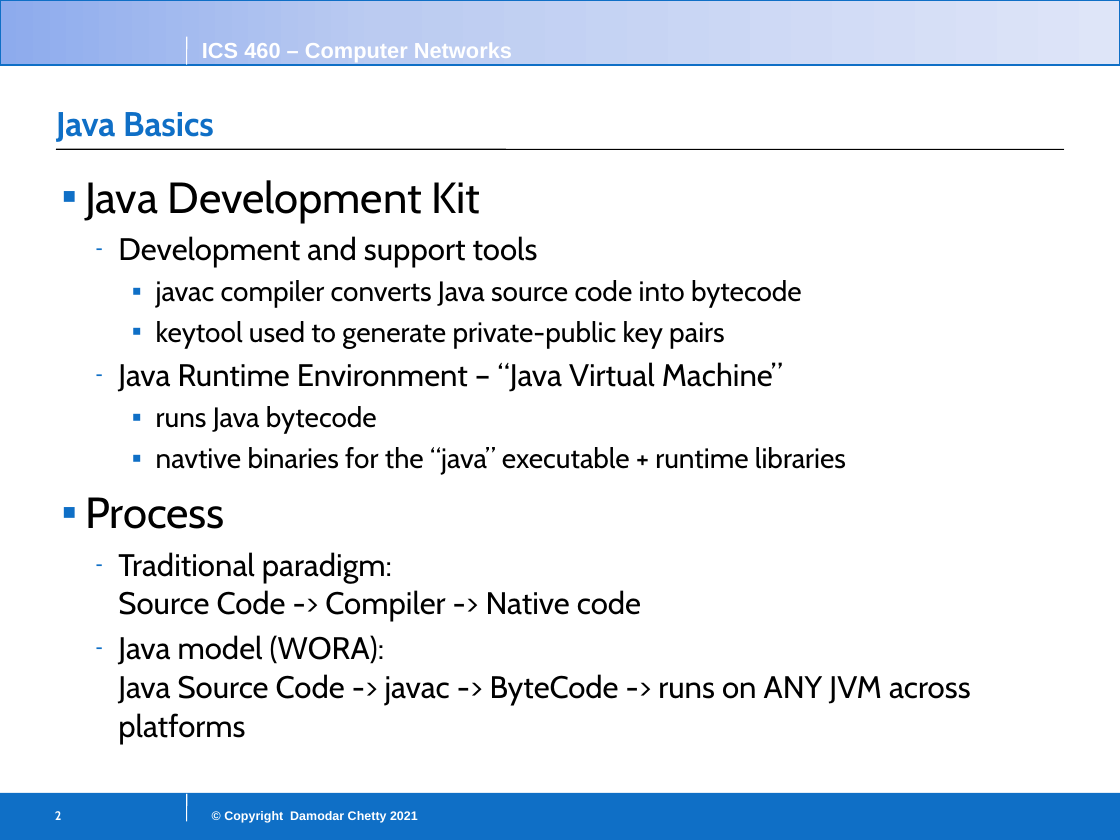
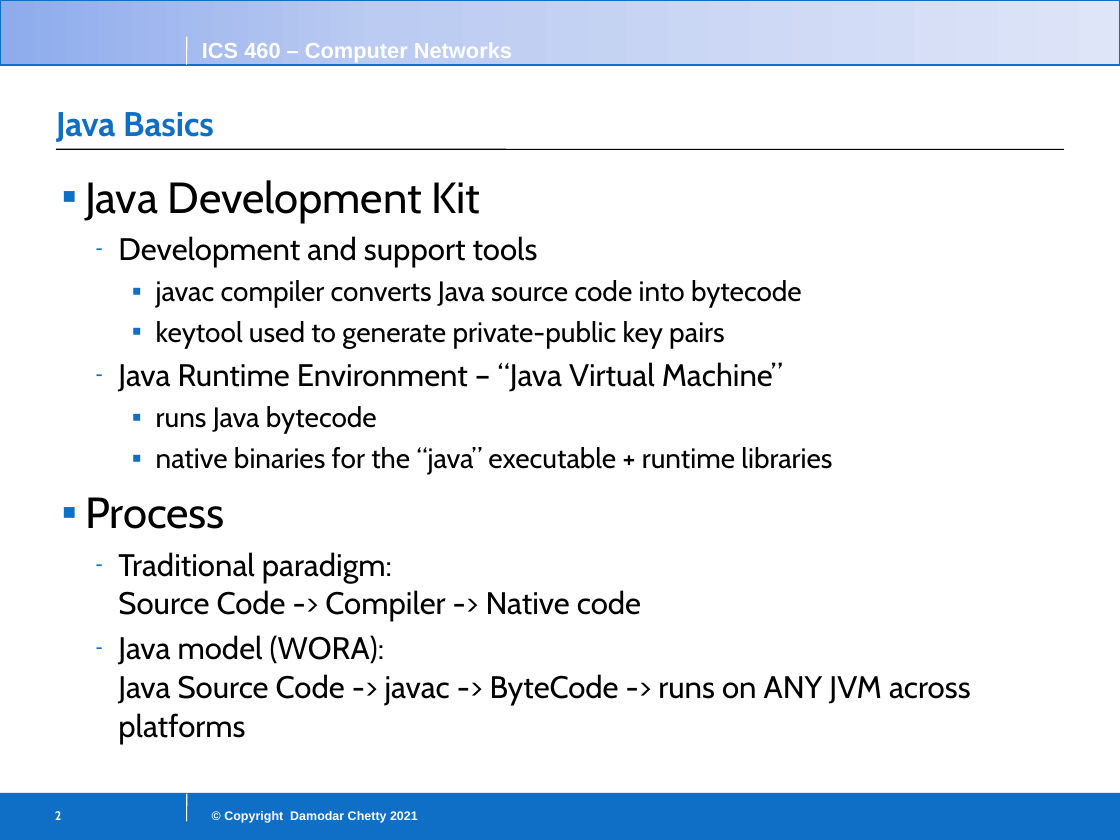
Before and after one commit to ping58972/Metropolitan-State-University-All-Courses, a slide deck: slide 2 of Networks_and_Security-ICS460_01-Falll2021/class1a-JavaReview.pptx. Drawn at 1120x840 pixels with LibreOffice and Linux fonts; fonts in the diff are those of the drawing. Boxes give left, top, right and bottom in pixels: in the first picture for what was removed or moved away, otherwise in the second. Text is boxed around its words. In the diff, an @@ line names an element or a change of style, - is before the commit and + after.

```diff
--- a/Networks_and_Security-ICS460_01-Falll2021/class1a-JavaReview.pptx
+++ b/Networks_and_Security-ICS460_01-Falll2021/class1a-JavaReview.pptx
@@ text at <box>156,447,832,474</box>: text changed @@
-    ▪ navtive binaries for the “java” executable + runtime libraries
+    ▪ native binaries for the “java” executable + runtime libraries
```
Also in this commit, not shown: 3 other slides changed, 1 slide added, 12 other files.
